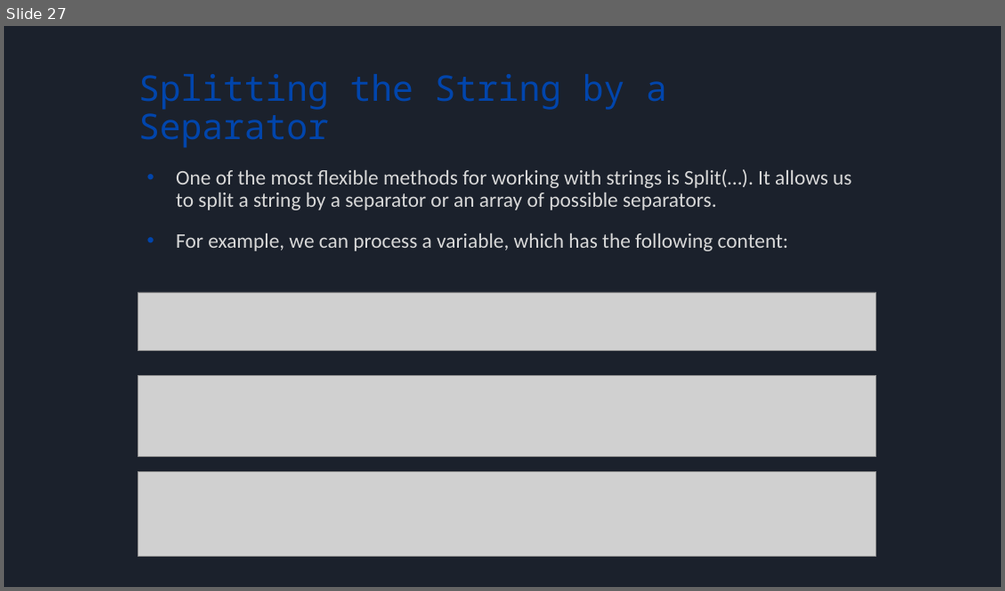
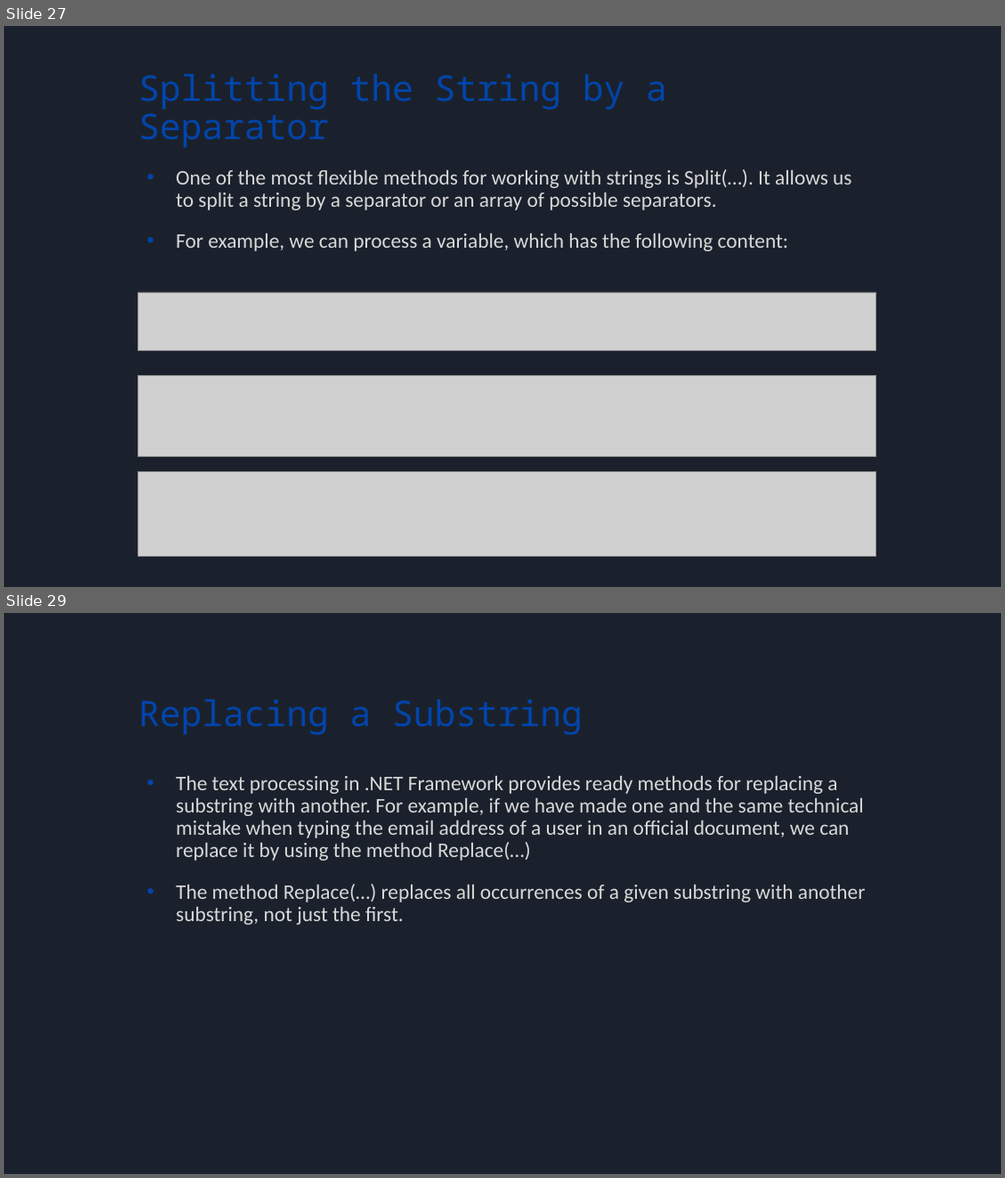
Before and after one commit to bulhard/Principles_Of_Programming, a slide deck: _Presentations/02 Working with strings and texts.pptx. Shown one above the other, each under a label of ours: slide 27 before the commit, slides 27 and 29 after it; the slides between them are not shown. The pictures are 1005x591 and 1005x1178 pixels, drawn with LibreOffice and Linux fonts; fonts in the diff are those of the drawing; grey boxes stand for pictures. Boxes give left, top, right and bottom in pixels: in the first picture for what was removed or moved away, otherwise in the second. Text is boxed around its words. In the diff, an @@ line names an element or a change of style, - is before the commit and + after.

```diff
--- a/_Presentations/02 Working with strings and texts.pptx
+++ b/_Presentations/02 Working with strings and texts.pptx
@@ slide 29 added at (4,613,1001,1174), background #1B212C @@
@@ title added at (138,699,582,735), 34 pt, text #0145AC @@
+Replacing a Substring
@@ text added at (176,776,866,925), 20 pt, text #D8D8D8 @@
+• The text processing in .NET Framework provides ready methods for replacing a substring with another. For example, if we have made one and the same technical mistake when typing the email address of a user in an official document, we can replace it by using the method Replace(…)
+• The method Replace(…) replaces all occurrences of a given substring with another substring, not just the first.
```
Also in this commit, not shown: 21 other slides added, 6 other files.
